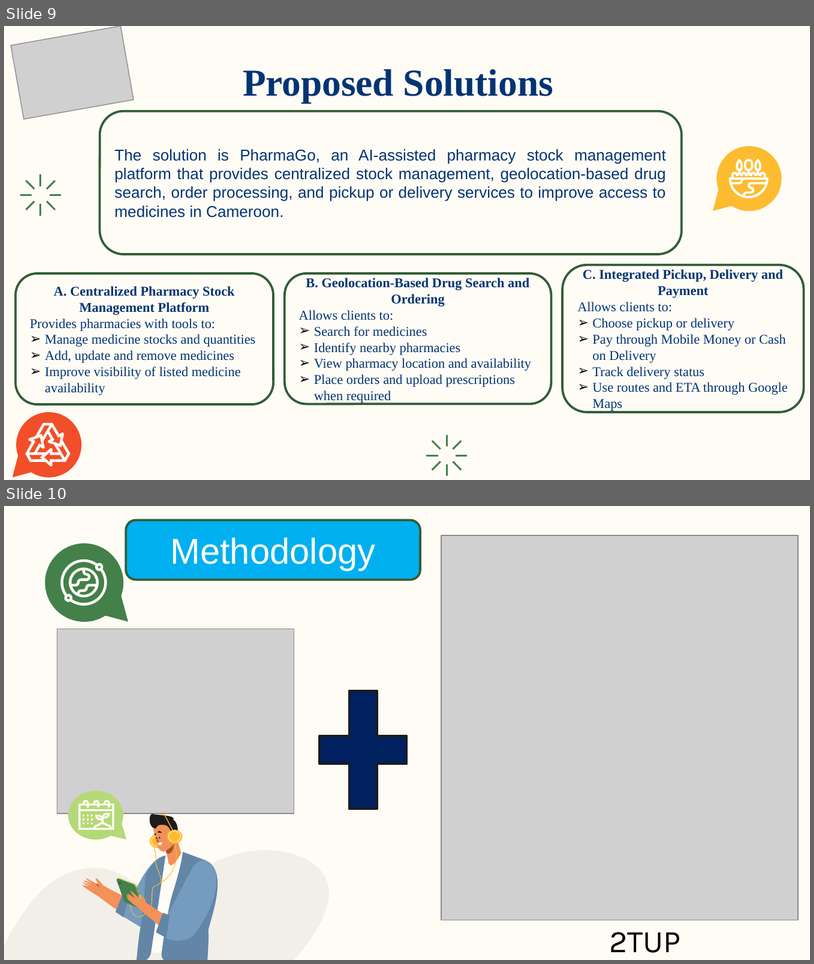
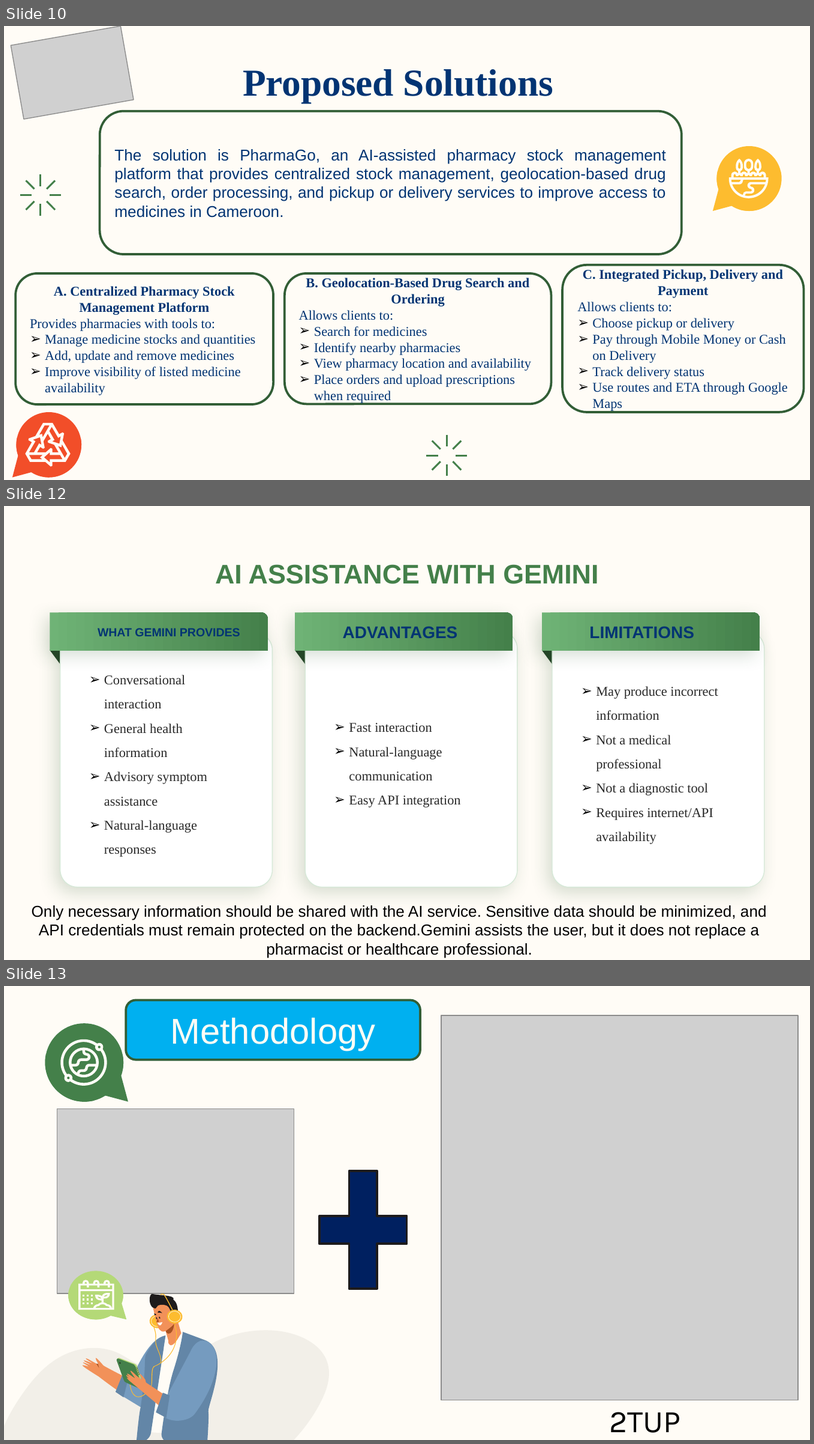
Before and after one commit to Nsan-237/PharmaGo, a slide deck: Pharma Finder.pptx. Shown one above the other, each under a label of ours: slides 9 and 10 before the commit, slides 10, 12 and 13 after it; the slides between them are not shown. The pictures are 814x964 and 814x1444 pixels, drawn with LibreOffice and Linux fonts; fonts in the diff are those of the drawing; grey boxes stand for pictures. Boxes give left, top, right and bottom in pixels: in the first picture for what was removed or moved away, otherwise in the second. Text is boxed around its words. In the diff, an @@ line names an element or a change of style, - is before the commit and + after.

```diff
--- a/Pharma Finder.pptx
+++ b/Pharma Finder.pptx
@@ slide 12 added at bbox=[4, 506, 810, 960], background #FFFCF6 @@
@@ title added at bbox=[215, 564, 599, 584], 24 pt, text #44804A, bold @@
+AI ASSISTANCE WITH GEMINI
@@ round rect added at bbox=[50, 612, 267, 651], fill gradient #6FB376 to #44804A, 10.5 pt, text #023473, bold @@
+WHAT GEMINI PROVIDES
@@ round rect added at bbox=[295, 612, 513, 651], fill gradient #6FB376 to #44804A, 15 pt, text #023473, bold @@
+ADVANTAGES
@@ round rect added at bbox=[542, 612, 759, 651], fill gradient #6FB376 to #44804A, 15 pt, text #023473, bold @@
+LIMITATIONS
@@ rounded rectangle added at bbox=[306, 631, 518, 886], fill #FFFFFF, outline #D6E9D8 0.75 pt, 12 pt, text #292929 @@
+➢ Fast interaction
+➢ Natural-language communication
+➢ Easy API integration
@@ rounded rectangle added at bbox=[552, 631, 764, 886], fill #FFFFFF, outline #D6E9D8 0.75 pt, 12 pt, text #292929 @@
+➢ May produce incorrect information
+➢ Not a medical professional
+➢ Not a diagnostic tool
+➢ Requires internet/API availability
@@ right triangle added at bbox=[50, 649, 63, 666], fill #224025 @@
@@ rounded rectangle added at bbox=[60, 633, 273, 886], fill #FFFFFF, outline #D6E9D8 0.75 pt, 12 pt, text #292929 @@
+➢ Conversational interaction
+➢ General health information
+➢ Advisory symptom assistance
+➢ Natural-language responses
@@ right triangle added at bbox=[295, 649, 308, 666], fill #224025 @@
@@ right triangle added at bbox=[542, 649, 555, 666], fill #224025 @@
@@ text added at bbox=[32, 905, 767, 957], 14 pt, text #000000 @@
+Only necessary information should be shared with the AI service. Sensitive data should be minimized, and API credentials must remain protected on the backend.Gemini assists the user, but it does not replace a pharmacist or healthcare professional.
@@ what was slide 9 is now slide 10 @@
@@ what was slide 10 is now slide 13 @@
```
Also in this commit, not shown: 6 slides changed, 4 other slides added, 1 slide removed, 2 other files.
